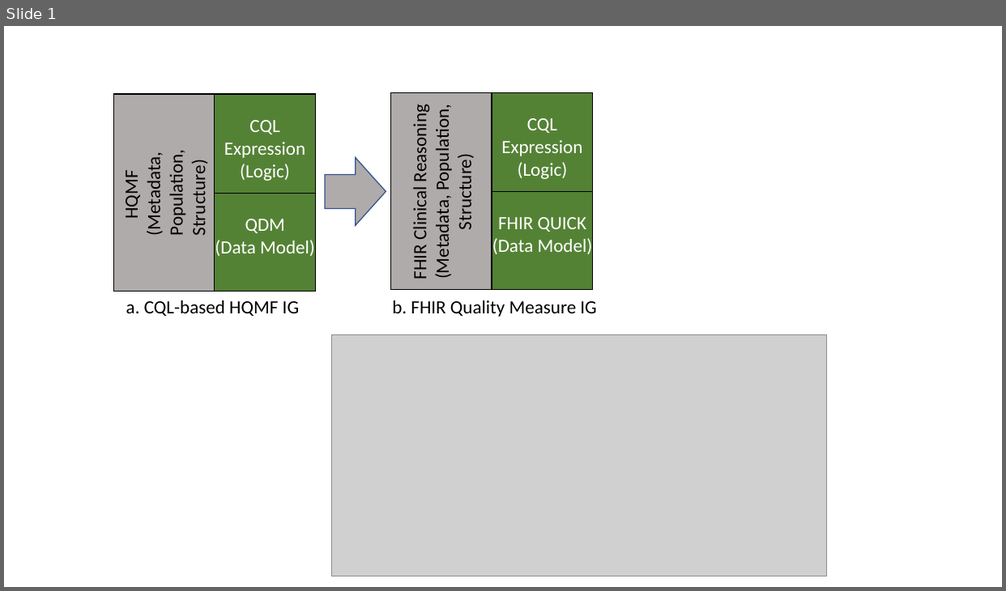
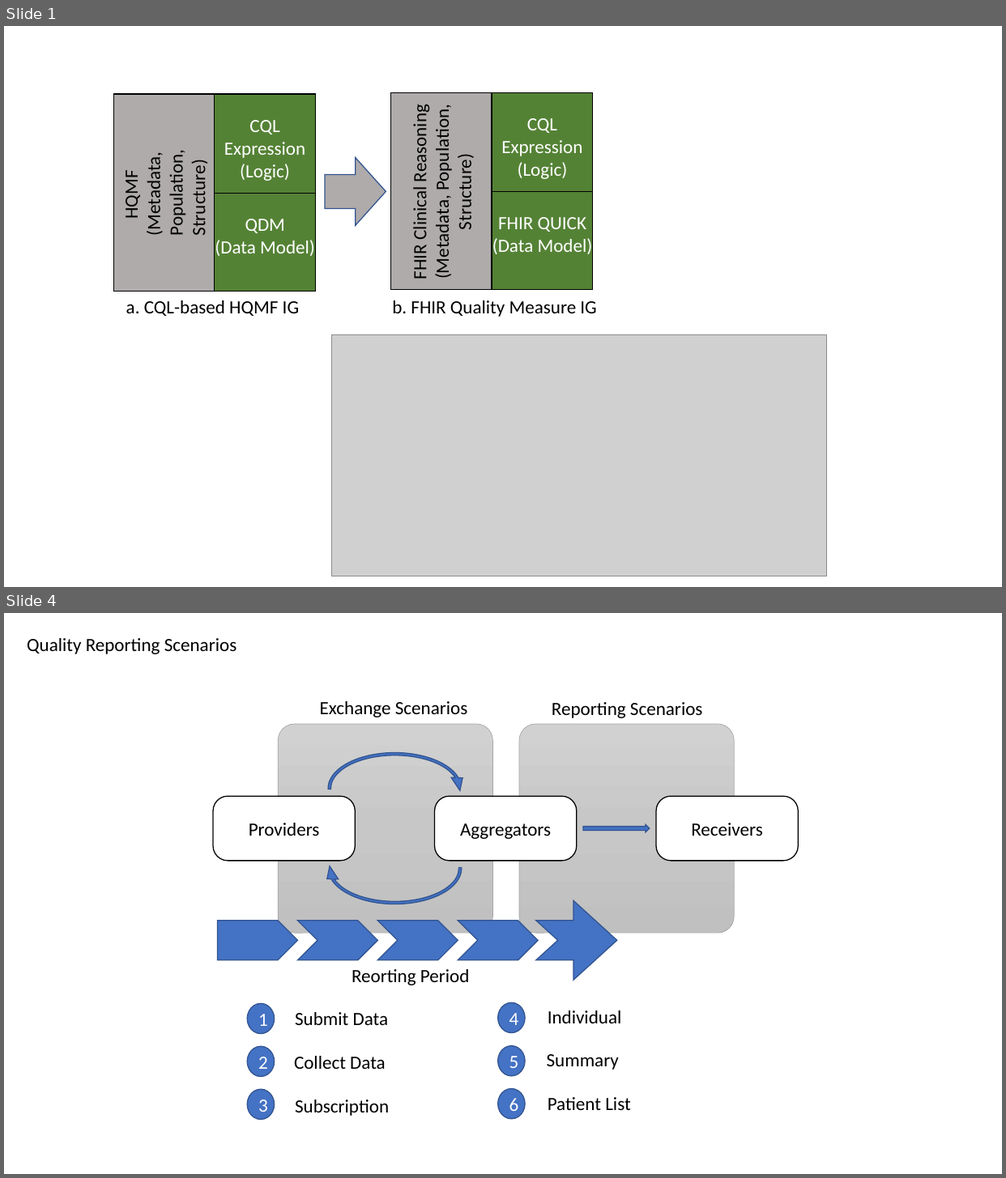
Before and after one commit to HL7/cqf-measures, a slide deck: diagrams/FHIR Measure IG Diagram.pptx. Shown one above the other, each under a label of ours: slide 1 before the commit, slides 1 and 4 after it; the slides between them are not shown. The pictures are 1006x591 and 1006x1178 pixels, drawn with LibreOffice and Linux fonts; fonts in the diff are those of the drawing; grey boxes stand for pictures. Boxes give left, top, right and bottom in pixels: in the first picture for what was removed or moved away, otherwise in the second. Text is boxed around its words. In the diff, an @@ line names an element or a change of style, - is before the commit and + after.

```diff
--- a/diagrams/FHIR Measure IG Diagram.pptx
+++ b/diagrams/FHIR Measure IG Diagram.pptx
@@ slide 4 added at (4, 613, 1002, 1174), background #FFFFFF @@
@@ text added at (27, 638, 237, 654), 18 pt, text #000000 @@
+Quality Reporting Scenarios
@@ text added at (320, 701, 468, 717), 18 pt, text #000000 @@
+Exchange Scenarios
@@ text added at (552, 702, 703, 718), 18 pt, text #000000 @@
+Reporting Scenarios
@@ rounded rectangle added at (278, 724, 493, 933), fill gradient #D2D2D2 to #C8C8C8 to #C0C0C0, outline #A5A5A5 0.5 pt @@
@@ rounded rectangle added at (519, 724, 734, 933), fill gradient #D2D2D2 to #C8C8C8 to #C0C0C0, outline #A5A5A5 0.5 pt @@
@@ circular arrow added at (324, 748, 466, 828), fill #4472C4, outline #325491 1 pt @@
@@ rounded rectangle added at (213, 796, 355, 861), fill #FFFFFF, outline #000000 1 pt, 18 pt, text #000000 @@
+Providers
@@ rounded rectangle added at (434, 796, 577, 861), fill #FFFFFF, outline #000000 1 pt, 18 pt, text #000000 @@
+Aggregators
@@ rounded rectangle added at (656, 796, 799, 861), fill #FFFFFF, outline #000000 1 pt, 18 pt, text #000000 @@
+Receivers
@@ circular arrow added at (324, 828, 466, 909), fill #4472C4, outline #325491 1 pt @@
@@ right arrow added at (583, 825, 650, 833), fill #4472C4, outline #325491 1 pt @@
@@ notched right arrow added at (536, 901, 617, 981), fill #4472C4, outline #325491 1 pt @@
@@ pentagon arrow added at (217, 921, 297, 960), fill #4472C4, outline #325491 1 pt @@
@@ chevron added at (297, 921, 377, 960), fill #4472C4, outline #325491 1 pt @@
@@ chevron added at (377, 921, 458, 960), fill #4472C4, outline #325491 1 pt @@
@@ chevron added at (458, 921, 538, 960), fill #4472C4, outline #325491 1 pt @@
@@ text added at (351, 969, 470, 986), 18 pt, text #000000 @@
+Reorting Period
@@ ellipse added at (247, 1003, 275, 1033), fill #4472C4, outline #325491 1 pt, 18 pt, text #FFFFFF @@
+1
@@ text added at (295, 1012, 389, 1025), 18 pt, text #000000 @@
+Submit Data
@@ ellipse added at (498, 1003, 525, 1033), fill #4472C4, outline #325491 1 pt, 18 pt, text #FFFFFF @@
+4
@@ text added at (548, 1011, 622, 1024), 18 pt, text #000000 @@
+Individual
@@ ellipse added at (247, 1046, 275, 1076), fill #4472C4, outline #325491 1 pt, 18 pt, text #FFFFFF @@
+2
@@ ellipse added at (498, 1046, 525, 1076), fill #4472C4, outline #325491 1 pt, 18 pt, text #FFFFFF @@
+5
@@ text added at (294, 1056, 386, 1069), 18 pt, text #000000 @@
+Collect Data
@@ text added at (547, 1054, 619, 1070), 18 pt, text #000000 @@
+Summary
@@ ellipse added at (247, 1090, 275, 1120), fill #4472C4, outline #325491 1 pt, 18 pt, text #FFFFFF @@
+3
@@ ellipse added at (498, 1089, 525, 1119), fill #4472C4, outline #325491 1 pt, 18 pt, text #FFFFFF @@
+6
@@ text added at (548, 1097, 630, 1110), 18 pt, text #000000 @@
+Patient List
@@ text added at (295, 1100, 389, 1116), 18 pt, text #000000 @@
+Subscription
```
Also in this commit, not shown: 2 other slides added, 6 other files.
